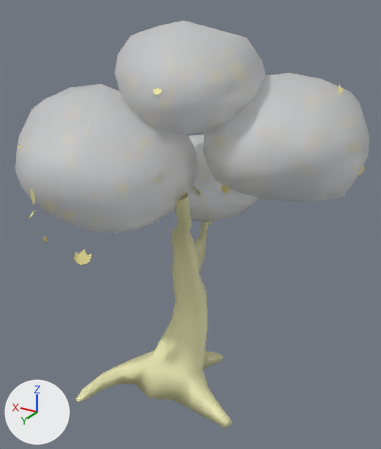
The glTF model level_grids/heaven/glbs/rock_kicking_heaven_tree.glb as it was, and as the next commit left it.
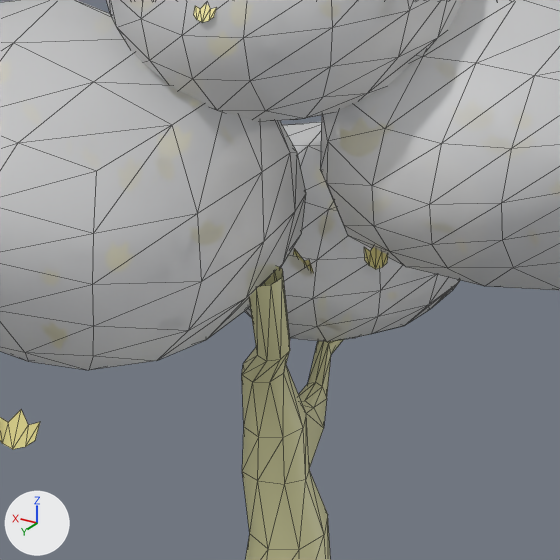
There are two pictures of each version: one whole from a 50 mm camera at (-18.7, 28.2, 27.4) aimed at (-1.3, -0.8, 12.9), one close up on the part from 20% to 78% of the width and 19% to 69% of the height. Arrows for +X, +Y and +Z are at lower left; the lights stay in place. The older version's two pictures come first. The close-ups show mesh edges as thin lines. Vertices at exactly the same position are counted once.

The scene before the commit, as lines of its bpy script (objects in view):
```python
me_cylinder_006 = bpy.data.meshes.new('Cylinder.006')
me_cylinder_006.from_pydata(...)  # 1572 vertices, 1894 faces; spans x -11.9..9.2, y -11.2..9.5, z -0.1..26.1
# faces by material slot: [310, 768, 816]
me_cylinder_006.materials.append(mat_heaven_tree_trunk)  # beige #e7e5b0
me_cylinder_006.materials.append(mat_material)  # white #e7e7e7
me_cylinder_006.materials.append(mat_heavenleaf)  # yellow #e7dd8f
ob_heaventreereal = bpy.data.objects.new('HeavenTreeReal', me_cylinder_006)
ob_heaventreereal.location = (0.0, 0.0, 0.0)
```
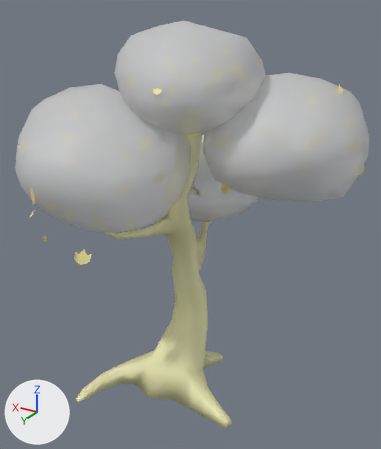
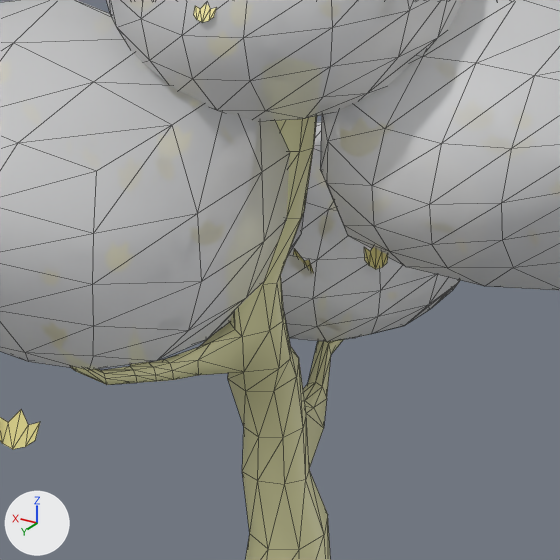
The change in detail:
me_cylinder_006 is used by ob_heaventreereal; location (0.0, 0.0, 0.0).
me_cylinder_006 had 1572 vertices, 1894 faces and spanned x -11.9..9.2, y -11.2..9.5, z -0.1..26.1.
me_cylinder_006 now has 1646 vertices, 2042 faces and spans x -11.9..9.2, y -11.2..9.5, z -0.1..26.1.
Part 1, on me_cylinder_006:
10 vertices are removed from x -2.3..-1.2, y 0.6..1.6, z 13.2..15.9.
22 faces are deleted.
14 vertices move from x -2.2..-0.1, y -1.0..0.9, z 12.0..13.7 to x -2.2..0.4, y -1.4..1.3, z 11.9..13.5.
84 vertices are added at x -2.5..2.1, y -1.0..4.8, z 13.0..20.9.
170 new faces join them, mat_heaven_tree_trunk (beige #e7e5b0).

Location of each change, [x1, y1, x2, y2] in pixels of the close-ups (560 x 560 px):
part 1 of me_cylinder_006, built on
    before: [242, 266, 306, 438]
    after: [70, 116, 317, 438]
